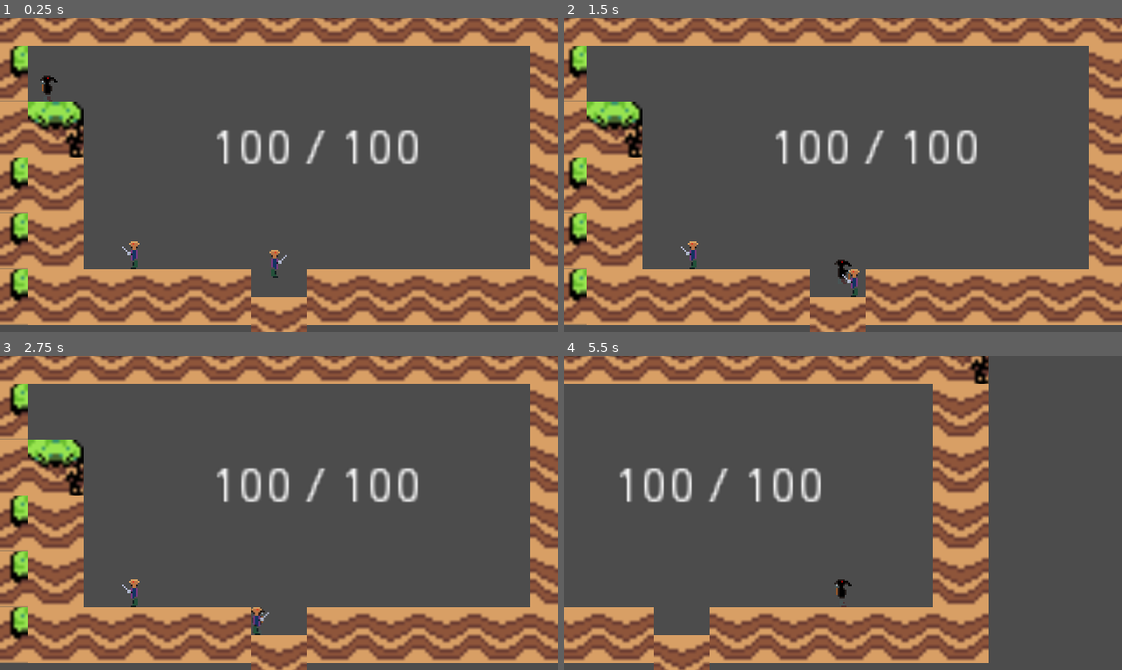
Above: before the commit, frames 1-4 (two rows, left to right).
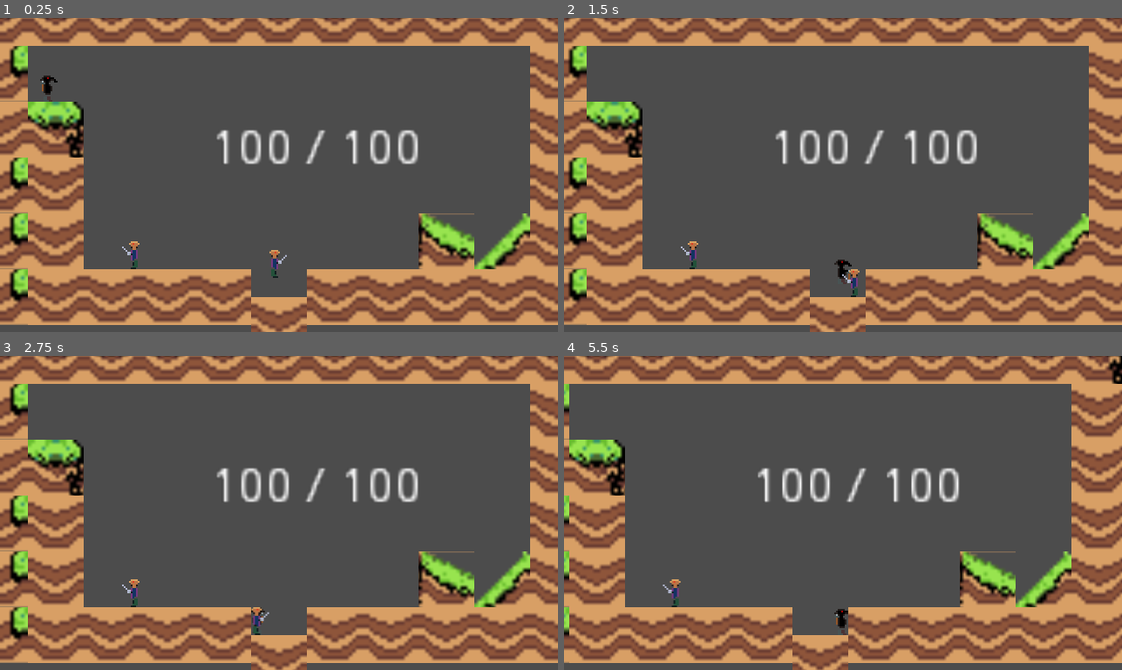
Above: after the commit, the same moments.

Repository: Guardian180/Game-Jam
Game: Godot game, scene res://src/Main.tscn
Two runs of this game, one before a commit and one after it. Both use one fixed random seed, a clock stepped at 60 frames per second and the inputs below.
Inputs (mouse positions are in pixels of both pictures, inside the frame that each line leads up to):
- Up to frame 1 (0.25 s): no input
- Up to frame 2 (1.5 s): tap Enter (ui_accept) at 0.5 s; move the mouse to (965, 159) at 0.52 s; hold D (MoveRight) from 0.53 s (still down); tap Q (Attack) at 0.6 s; tap Space (Jump) at 0.77 s; move the mouse to (731, 190) at 1.27 s; tap P (Ouch) at 1.35 s
- Up to frame 3 (2.75 s): tap Space (Jump) at 1.52 s; move the mouse to (334, 443) at 2.02 s; release D (MoveRight) at 2.03 s; hold A (MoveLeft) from 2.03 s (still down); tap E (Platform) at 2.1 s
- Up to frame 4 (5.5 s): move the mouse to (815, 575) at 2.77 s; release A (MoveLeft) at 2.78 s; hold D (MoveRight) 2.78-4.28 s; click (815, 575) at 2.85 s; tap Space (Jump) at 3.02, 3.77, 4.52 s; move the mouse to (1010, 560) at 3.52 s; tap Q (Attack) at 3.6 s; move the mouse to (675, 465) at 4.27 s; hold A (MoveLeft) 4.28-5.03 s; tap P (Ouch) at 4.35 s; move the mouse to (870, 513) at 5.02 s; hold D (MoveRight) from 5.03 s (still down); tap E (Platform) at 5.1 s

The runs differ from the first frame. In frame 1, 2.5% of the frame differs, in the area x 75-95%, y 62-80%; in frame 2, 2.5%; in frame 3, 2.5%; in frame 4, 44%, in the area x 0-100%, y 0-100%.

Commit message:
More tiles!

Diff:
--- a/src/Map.tscn
+++ b/src/Map.tscn
@@ -29,11 +29,62 @@
 [sub_resource type="ConvexPolygonShape2D" id=11]
 points = PoolVector2Array( 16, 16, 0, 16, 0, 0, 16, 0 )
 
+[sub_resource type="ConvexPolygonShape2D" id=20]
+points = PoolVector2Array( 16, 16, 0, 16, 0, 0, 16, 0 )
+
+[sub_resource type="ConvexPolygonShape2D" id=21]
+points = PoolVector2Array( 16, 16, 0, 16, 0, 0, 16, 0 )
+
+[sub_resource type="ConvexPolygonShape2D" id=22]
+points = PoolVector2Array( 16, 16, 0, 16, 0, 0, 16, 0 )
+
 [sub_resource type="ConvexPolygonShape2D" id=12]
 points = PoolVector2Array( 16, 16, 0, 16, 0, 0, 16, 0 )
 
+[sub_resource type="ConvexPolygonShape2D" id=23]
+points = PoolVector2Array( 16, 16, 0, 16, 0, 0, 16, 0 )
+
+[sub_resource type="ConvexPolygonShape2D" id=24]
+points = PoolVector2Array( 16, 16, 0, 16, 0, 0, 16, 0 )
+
+[sub_resource type="ConvexPolygonShape2D" id=25]
+points = PoolVector2Array( 16, 16, 0, 16, 0, 0, 16, 0 )
+
+[sub_resource type="ConvexPolygonShape2D" id=26]
+points = PoolVector2Array( 16, 16, 0, 16, 0, 0, 16, 0 )
+
+[sub_resource type="ConvexPolygonShape2D" id=27]
+points = PoolVector2Array( 16, 16, 0, 16, 0, 0, 16, 0 )
+
+[sub_resource type="ConvexPolygonShape2D" id=28]
+points = PoolVector2Array( 16, 16, 0, 16, 0, 0, 16, 0 )
+
+[sub_resource type="ConvexPolygonShape2D" id=29]
+points = PoolVector2Array( 16, 16, 0, 16, 0, 0, 16, 0 )
+
+[sub_resource type="ConvexPolygonShape2D" id=30]
+points = PoolVector2Array( 16, 16, 0, 16, 0, 0, 16, 0 )
+
+[sub_resource type="ConvexPolygonShape2D" id=31]
+points = PoolVector2Array( 0, 0, 0, 0, 16, 16, 0, 16 )
+
+[sub_resource type="ConvexPolygonShape2D" id=32]
+points = PoolVector2Array( 16, 16, 0, 16, 16, 0 )
+
 [sub_resource type="ConvexPolygonShape2D" id=13]
 points = PoolVector2Array( 16, 16, 0, 16, 0, 0, 16, 0 )
+
+[sub_resource type="ConvexPolygonShape2D" id=33]
+points = PoolVector2Array( 16, 8, 16, 16, 0, 16, 0, 0 )
+
+[sub_resource type="ConvexPolygonShape2D" id=34]
+points = PoolVector2Array( 0, 16, 0, 8, 16, 16 )
+
+[sub_resource type="ConvexPolygonShape2D" id=35]
+points = PoolVector2Array( 0, 16, 0, 16, 16, 8, 16, 16 )
+
+[sub_resource type="ConvexPolygonShape2D" id=36]
+points = PoolVector2Array( 0, 8, 16, 0, 16, 16, 0, 16 )
 
 [sub_resource type="ConvexPolygonShape2D" id=14]
 points = PoolVector2Array( 16, 16, 0, 16, 0, 0, 16, 0 )
@@ -310,7 +361,7 @@
 12/texture = ExtResource( 1 )
 12/tex_offset = Vector2( 0, 0 )
 12/modulate = Color( 1, 1, 1, 1 )
-12/region = Rect2( 0, 64, 16, 16 )
+12/region = Rect2( 0, 48, 16, 16 )
 12/tile_mode = 0
 12/occluder_offset = Vector2( 0, 0 )
 12/navigation_offset = Vector2( 0, 0 )
@@ -337,7 +388,7 @@
 13/texture = ExtResource( 1 )
 13/tex_offset = Vector2( 0, 0 )
 13/modulate = Color( 1, 1, 1, 1 )
-13/region = Rect2( 16, 64, 16, 16 )
+13/region = Rect2( 16, 48, 16, 16 )
 13/tile_mode = 0
 13/occluder_offset = Vector2( 0, 0 )
 13/navigation_offset = Vector2( 0, 0 )
@@ -358,7 +409,7 @@
 14/texture = ExtResource( 1 )
 14/tex_offset = Vector2( 0, 0 )
 14/modulate = Color( 1, 1, 1, 1 )
-14/region = Rect2( 32, 64, 16, 16 )
+14/region = Rect2( 32, 48, 16, 16 )
 14/tile_mode = 0
 14/occluder_offset = Vector2( 0, 0 )
 14/navigation_offset = Vector2( 0, 0 )
@@ -379,7 +430,7 @@
 15/texture = ExtResource( 1 )
 15/tex_offset = Vector2( 0, 0 )
 15/modulate = Color( 1, 1, 1, 1 )
-15/region = Rect2( 64, 64, 16, 16 )
+15/region = Rect2( 64, 48, 16, 16 )
 15/tile_mode = 0
 15/occluder_offset = Vector2( 0, 0 )
 15/navigation_offset = Vector2( 0, 0 )
@@ -396,9 +447,366 @@
 "shape_transform": Transform2D( 1, 0, 0, 1, 0, 0 )
 } ]
 15/z_index = 0
+17/name = "Tile Spread Sheet Area 1.png 17"
+17/texture = ExtResource( 1 )
+17/tex_offset = Vector2( 0, 0 )
+17/modulate = Color( 1, 1, 1, 1 )
+17/region = Rect2( 48, 0, 16, 16 )
+17/tile_mode = 0
+17/occluder_offset = Vector2( 0, 0 )
+17/navigation_offset = Vector2( 0, 0 )
+17/shape_offset = Vector2( 0, 0 )
+17/shape_transform = Transform2D( 1, 0, 0, 1, 0, 0 )
+17/shape = SubResource( 20 )
+17/shape_one_way = false
+17/shape_one_way_margin = 1.0
+17/shapes = [ {
+"autotile_coord": Vector2( 0, 0 ),
+"one_way": false,
+"one_way_margin": 1.0,
+"shape": SubResource( 20 ),
+"shape_transform": Transform2D( 1, 0, 0, 1, 0, 0 )
+} ]
+17/z_index = 0
+18/name = "Tile Spread Sheet Area 1.png 18"
+18/texture = ExtResource( 1 )
+18/tex_offset = Vector2( 0, 0 )
+18/modulate = Color( 1, 1, 1, 1 )
+18/region = Rect2( 80, 0, 16, 16 )
+18/tile_mode = 0
+18/occluder_offset = Vector2( 0, 0 )
+18/navigation_offset = Vector2( 0, 0 )
+18/shape_offset = Vector2( 0, 0 )
+18/shape_transform = Transform2D( 1, 0, 0, 1, 0, 0 )
+18/shape = SubResource( 21 )
+18/shape_one_way = false
+18/shape_one_way_margin = 1.0
+18/shapes = [ {
+"autotile_coord": Vector2( 0, 0 ),
+"one_way": false,
+"one_way_margin": 1.0,
+"shape": SubResource( 21 ),
+"shape_transform": Transform2D( 1, 0, 0, 1, 0, 0 )
+} ]
+18/z_index = 0
+19/name = "Tile Spread Sheet Area 1.png 19"
+19/texture = ExtResource( 1 )
+19/tex_offset = Vector2( 0, 0 )
+19/modulate = Color( 1, 1, 1, 1 )
+19/region = Rect2( 48, 16, 16, 16 )
+19/tile_mode = 0
+19/occluder_offset = Vector2( 0, 0 )
+19/navigation_offset = Vector2( 0, 0 )
+19/shape_offset = Vector2( 0, 0 )
+19/shape_transform = Transform2D( 1, 0, 0, 1, 0, 0 )
+19/shape = SubResource( 22 )
+19/shape_one_way = false
+19/shape_one_way_margin = 1.0
+19/shapes = [ {
+"autotile_coord": Vector2( 0, 0 ),
+"one_way": false,
+"one_way_margin": 1.0,
+"shape": SubResource( 22 ),
+"shape_transform": Transform2D( 1, 0, 0, 1, 0, 0 )
+} ]
+19/z_index = 0
+20/name = "Tile Spread Sheet Area 1.png 20"
+20/texture = ExtResource( 1 )
+20/tex_offset = Vector2( 0, 0 )
+20/modulate = Color( 1, 1, 1, 1 )
+20/region = Rect2( 80, 16, 16, 16 )
+20/tile_mode = 0
+20/occluder_offset = Vector2( 0, 0 )
+20/navigation_offset = Vector2( 0, 0 )
+20/shape_offset = Vector2( 0, 0 )
+20/shape_transform = Transform2D( 1, 0, 0, 1, 0, 0 )
+20/shape = SubResource( 23 )
+20/shape_one_way = false
+20/shape_one_way_margin = 1.0
+20/shapes = [ {
+"autotile_coord": Vector2( 0, 0 ),
+"one_way": false,
+"one_way_margin": 1.0,
+"shape": SubResource( 23 ),
+"shape_transform": Transform2D( 1, 0, 0, 1, 0, 0 )
+} ]
+20/z_index = 0
+21/name = "Tile Spread Sheet Area 1.png 21"
+21/texture = ExtResource( 1 )
+21/tex_offset = Vector2( 0, 0 )
+21/modulate = Color( 1, 1, 1, 1 )
+21/region = Rect2( 96, 16, 16, 16 )
+21/tile_mode = 0
+21/occluder_offset = Vector2( 0, 0 )
+21/navigation_offset = Vector2( 0, 0 )
+21/shape_offset = Vector2( 0, 0 )
+21/shape_transform = Transform2D( 1, 0, 0, 1, 0, 0 )
+21/shape = SubResource( 24 )
+21/shape_one_way = false
+21/shape_one_way_margin = 1.0
+21/shapes = [ {
+"autotile_coord": Vector2( 0, 0 ),
+"one_way": false,
+"one_way_margin": 1.0,
+"shape": SubResource( 24 ),
+"shape_transform": Transform2D( 1, 0, 0, 1, 0, 0 )
+} ]
+21/z_index = 0
+22/name = "Tile Spread Sheet Area 1.png 22"
+22/texture = ExtResource( 1 )
+22/tex_offset = Vector2( 0, 0 )
+22/modulate = Color( 1, 1, 1, 1 )
+22/region = Rect2( 112, 16, 16, 16 )
+22/tile_mode = 0
+22/occluder_offset = Vector2( 0, 0 )
+22/navigation_offset = Vector2( 0, 0 )
+22/shape_offset = Vector2( 0, 0 )
+22/shape_transform = Transform2D( 1, 0, 0, 1, 0, 0 )
+22/shape = SubResource( 25 )
+22/shape_one_way = false
+22/shape_one_way_margin = 1.0
+22/shapes = [ {
+"autotile_coord": Vector2( 0, 0 ),
+"one_way": false,
+"one_way_margin": 1.0,
+"shape": SubResource( 25 ),
+"shape_transform": Transform2D( 1, 0, 0, 1, 0, 0 )
+} ]
+22/z_index = 0
+23/name = "Tile Spread Sheet Area 1.png 23"
+23/texture = ExtResource( 1 )
+23/tex_offset = Vector2( 0, 0 )
+23/modulate = Color( 1, 1, 1, 1 )
+23/region = Rect2( 48, 32, 16, 16 )
+23/tile_mode = 0
+23/occluder_offset = Vector2( 0, 0 )
+23/navigation_offset = Vector2( 0, 0 )
+23/shape_offset = Vector2( 0, 0 )
+23/shape_transform = Transform2D( 1, 0, 0, 1, 0, 0 )
+23/shape = SubResource( 26 )
+23/shape_one_way = false
+23/shape_one_way_margin = 1.0
+23/shapes = [ {
+"autotile_coord": Vector2( 0, 0 ),
+"one_way": false,
+"one_way_margin": 1.0,
+"shape": SubResource( 26 ),
+"shape_transform": Transform2D( 1, 0, 0, 1, 0, 0 )
+} ]
+23/z_index = 0
+24/name = "Tile Spread Sheet Area 1.png 24"
+24/texture = ExtResource( 1 )
+24/tex_offset = Vector2( 0, 0 )
+24/modulate = Color( 1, 1, 1, 1 )
+24/region = Rect2( 48, 48, 16, 16 )
+24/tile_mode = 0
+24/occluder_offset = Vector2( 0, 0 )
+24/navigation_offset = Vector2( 0, 0 )
+24/shape_offset = Vector2( 0, 0 )
+24/shape_transform = Transform2D( 1, 0, 0, 1, 0, 0 )
+24/shape = SubResource( 27 )
+24/shape_one_way = false
+24/shape_one_way_margin = 1.0
+24/shapes = [ {
+"autotile_coord": Vector2( 0, 0 ),
+"one_way": false,
+"one_way_margin": 1.0,
+"shape": SubResource( 27 ),
+"shape_transform": Transform2D( 1, 0, 0, 1, 0, 0 )
+} ]
+24/z_index = 0
+25/name = "Tile Spread Sheet Area 1.png 25"
+25/texture = ExtResource( 1 )
+25/tex_offset = Vector2( 0, 0 )
+25/modulate = Color( 1, 1, 1, 1 )
+25/region = Rect2( 80, 48, 16, 16 )
+25/tile_mode = 0
+25/occluder_offset = Vector2( 0, 0 )
+25/navigation_offset = Vector2( 0, 0 )
+25/shape_offset = Vector2( 0, 0 )
+25/shape_transform = Transform2D( 1, 0, 0, 1, 0, 0 )
+25/shape = SubResource( 28 )
+25/shape_one_way = false
+25/shape_one_way_margin = 1.0
+25/shapes = [ {
+"autotile_coord": Vector2( 0, 0 ),
+"one_way": false,
+"one_way_margin": 1.0,
+"shape": SubResource( 28 ),
+"shape_transform": Transform2D( 1, 0, 0, 1, 0, 0 )
+} ]
+25/z_index = 0
+26/name = "Tile Spread Sheet Area 1.png 26"
+26/texture = ExtResource( 1 )
+26/tex_offset = Vector2( 0, 0 )
+26/modulate = Color( 1, 1, 1, 1 )
+26/region = Rect2( 96, 48, 16, 16 )
+26/tile_mode = 0
+26/occluder_offset = Vector2( 0, 0 )
+26/navigation_offset = Vector2( 0, 0 )
+26/shape_offset = Vector2( 0, 0 )
+26/shape_transform = Transform2D( 1, 0, 0, 1, 0, 0 )
+26/shape = SubResource( 29 )
+26/shape_one_way = false
+26/shape_one_way_margin = 1.0
+26/shapes = [ {
+"autotile_coord": Vector2( 0, 0 ),
+"one_way": false,
+"one_way_margin": 1.0,
+"shape": SubResource( 29 ),
+"shape_transform": Transform2D( 1, 0, 0, 1, 0, 0 )
+} ]
+26/z_index = 0
+27/name = "Tile Spread Sheet Area 1.png 27"
+27/texture = ExtResource( 1 )
+27/tex_offset = Vector2( 0, 0 )
+27/modulate = Color( 1, 1, 1, 1 )
+27/region = Rect2( 112, 48, 16, 16 )
+27/tile_mode = 0
+27/occluder_offset = Vector2( 0, 0 )
+27/navigation_offset = Vector2( 0, 0 )
+27/shape_offset = Vector2( 0, 0 )
+27/shape_transform = Transform2D( 1, 0, 0, 1, 0, 0 )
+27/shape = SubResource( 30 )
+27/shape_one_way = false
+27/shape_one_way_margin = 1.0
+27/shapes = [ {
+"autotile_coord": Vector2( 0, 0 ),
+"one_way": false,
+"one_way_margin": 1.0,
+"shape": SubResource( 30 ),
+"shape_transform": Transform2D( 1, 0, 0, 1, 0, 0 )
+} ]
+27/z_index = 0
+28/name = "Tile Spread Sheet Area 1.png 28"
+28/texture = ExtResource( 1 )
+28/tex_offset = Vector2( 0, 0 )
+28/modulate = Color( 1, 1, 1, 1 )
+28/region = Rect2( 96, 0, 16, 16 )
+28/tile_mode = 0
+28/occluder_offset = Vector2( 0, 0 )
+28/navigation_offset = Vector2( 0, 0 )
+28/shape_offset = Vector2( 0, 0 )
+28/shape_transform = Transform2D( 1, 0, 0, 1, 0, 0 )
+28/shape = SubResource( 31 )
+28/shape_one_way = false
+28/shape_one_way_margin = 1.0
+28/shapes = [ {
+"autotile_coord": Vector2( 0, 0 ),
+"one_way": false,
+"one_way_margin": 1.0,
+"shape": SubResource( 31 ),
+"shape_transform": Transform2D( 1, 0, 0, 1, 0, 0 )
+} ]
+28/z_index = 0
+29/name = "Tile Spread Sheet Area 1.png 29"
+29/texture = ExtResource( 1 )
+29/tex_offset = Vector2( 0, 0 )
+29/modulate = Color( 1, 1, 1, 1 )
+29/region = Rect2( 112, 0, 16, 16 )
+29/tile_mode = 0
+29/occluder_offset = Vector2( 0, 0 )
+29/navigation_offset = Vector2( 0, 0 )
+29/shape_offset = Vector2( 0, 0 )
+29/shape_transform = Transform2D( 1, 0, 0, 1, 0, 0 )
+29/shape = SubResource( 32 )
+29/shape_one_way = false
+29/shape_one_way_margin = 1.0
+29/shapes = [ {
+"autotile_coord": Vector2( 0, 0 ),
+"one_way": false,
+"one_way_margin": 1.0,
+"shape": SubResource( 32 ),
+"shape_transform": Transform2D( 1, 0, 0, 1, 0, 0 )
+} ]
+29/z_index = 0
+30/name = "Tile Spread Sheet Area 1.png 30"
+30/texture = ExtResource( 1 )
+30/tex_offset = Vector2( 0, 0 )
+30/modulate = Color( 1, 1, 1, 1 )
+30/region = Rect2( 64, 32, 16, 16 )
+30/tile_mode = 0
+30/occluder_offset = Vector2( 0, 0 )
+30/navigation_offset = Vector2( 0, 0 )
+30/shape_offset = Vector2( 0, 0 )
+30/shape_transform = Transform2D( 1, 0, 0, 1, 0, 0 )
+30/shape = SubResource( 33 )
+30/shape_one_way = false
+30/shape_one_way_margin = 1.0
+30/shapes = [ {
+"autotile_coord": Vector2( 0, 0 ),
+"one_way": false,
+"one_way_margin": 1.0,
+"shape": SubResource( 33 ),
+"shape_transform": Transform2D( 1, 0, 0, 1, 0, 0 )
+} ]
+30/z_index = 0
+31/name = "Tile Spread Sheet Area 1.png 31"
+31/texture = ExtResource( 1 )
+31/tex_offset = Vector2( 0, 0 )
+31/modulate = Color( 1, 1, 1, 1 )
+31/region = Rect2( 80, 32, 16, 16 )
+31/tile_mode = 0
+31/occluder_offset = Vector2( 0, 0 )
+31/navigation_offset = Vector2( 0, 0 )
+31/shape_offset = Vector2( 0, 0 )
+31/shape_transform = Transform2D( 1, 0, 0, 1, 0, 0 )
+31/shape = SubResource( 34 )
+31/shape_one_way = false
+31/shape_one_way_margin = 1.0
+31/shapes = [ {
+"autotile_coord": Vector2( 0, 0 ),
+"one_way": false,
+"one_way_margin": 1.0,
+"shape": SubResource( 34 ),
+"shape_transform": Transform2D( 1, 0, 0, 1, 0, 0 )
+} ]
+31/z_index = 0
+32/name = "Tile Spread Sheet Area 1.png 32"
+32/texture = ExtResource( 1 )
+32/tex_offset = Vector2( 0, 0 )
+32/modulate = Color( 1, 1, 1, 1 )
+32/region = Rect2( 96, 32, 16, 16 )
+32/tile_mode = 0
+32/occluder_offset = Vector2( 0, 0 )
+32/navigation_offset = Vector2( 0, 0 )
+32/shape_offset = Vector2( 0, 0 )
+32/shape_transform = Transform2D( 1, 0, 0, 1, 0, 0 )
+32/shape = SubResource( 35 )
+32/shape_one_way = false
+32/shape_one_way_margin = 1.0
+32/shapes = [ {
+"autotile_coord": Vector2( 0, 0 ),
+"one_way": false,
+"one_way_margin": 1.0,
+"shape": SubResource( 35 ),
+"shape_transform": Transform2D( 1, 0, 0, 1, 0, 0 )
+} ]
+32/z_index = 0
+33/name = "Tile Spread Sheet Area 1.png 33"
+33/texture = ExtResource( 1 )
+33/tex_offset = Vector2( 0, 0 )
+33/modulate = Color( 1, 1, 1, 1 )
+33/region = Rect2( 112, 32, 16, 16 )
+33/tile_mode = 0
+33/occluder_offset = Vector2( 0, 0 )
+33/navigation_offset = Vector2( 0, 0 )
+33/shape_offset = Vector2( 0, 0 )
+33/shape_transform = Transform2D( 1, 0, 0, 1, 0, 0 )
+33/shape = SubResource( 36 )
+33/shape_one_way = false
+33/shape_one_way_margin = 1.0
+33/shapes = [ {
+"autotile_coord": Vector2( 0, 0 ),
+"one_way": false,
+"one_way_margin": 1.0,
+"shape": SubResource( 36 ),
+"shape_transform": Transform2D( 1, 0, 0, 1, 0, 0 )
+} ]
+33/z_index = 0
 
 [node name="TileMap" type="TileMap"]
 tile_set = SubResource( 2 )
 cell_size = Vector2( 8, 8 )
 format = 1
-tile_data = PoolIntArray( -1, 0, 0, -65535, 1, 0, -65533, 1, …(219 unchanged characters)… , 5, 0, 524287, 7, 0, 458753, 5, 0, 458771, 5, 0, 655359, 7, 0, 589825, 5, 0, 58 …(124 unchanged characters)…
+tile_data = PoolIntArray( -1, 0, 0, -65535, 1, 0, -65533, 1, …(219 unchanged characters)… , 5, 0, 524287, 7, 0, 458753, 5, 0, 458767, 30, 0, 458769, 29, 0, 458771, 5, 0, 655359, 7, 0, 589825, 5, 0, 58 …(124 unchanged characters)…
Not shown, changed: Assets/Plague_Spreadsheet.png.import
Not shown: 1 places in src/Map.tscn that only renumber resources
